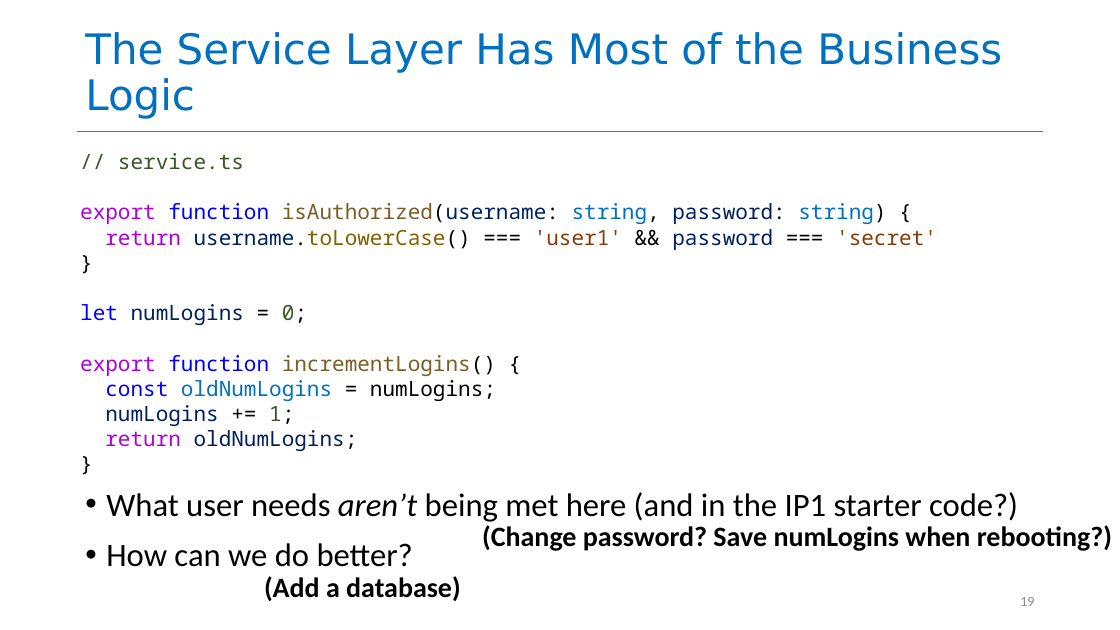
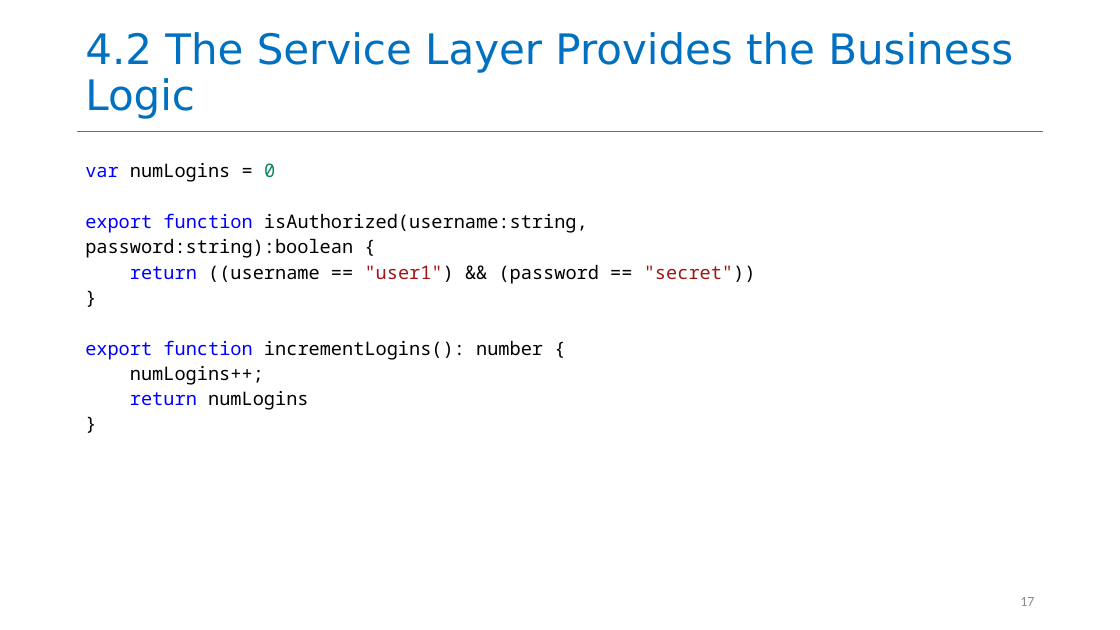
Before and after one commit to neu-se/CS4530-Fall-2026, a slide deck: slide 17 of Slides/Module 04 Web Application Architecture.pptx (slide 19 before the commit). Drawn at 1120x630 pixels with LibreOffice and Linux fonts; fonts in the diff are those of the drawing. Boxes give left, top, right and bottom in pixels: in the first picture for what was removed or moved away, otherwise in the second. Text is boxed around its words. In the diff, an @@ line names an element or a change of style, - is before the commit and + after.

```diff
--- a/Slides/Module 04 Web Application Architecture.pptx
+++ b/Slides/Module 04 Web Application Architecture.pptx
@@ title at (x1=85, y1=32, x2=1013, y2=119): text changed @@
-The Service Layer Has Most of the Business Logic
+4.2 The Service Layer Provides the Business Logic
@@ text "var numLogins = 0" moved from (x1=80, y1=153, x2=937, y2=451) to (x1=85, y1=163, x2=756, y2=410) @@
@@ text "var numLogins = 0" at (x1=85, y1=163, x2=756, y2=410): size 18 to 16 pt in "}", "}"; line spacing 1 to 1.13 @@
@@ text at (x1=85, y1=163, x2=756, y2=284): text changed; size 18 to 16 pt; text colour #002060 to #000000 @@
-// service.ts
-export function isAuthorized(username: string, password: string) {
-return username.toLowerCase() === 'user1' && password === 'secret'
+var numLogins = 0
+export function isAuthorized(username:string, password:string):boolean {
+return ((username == "user1") && (password == "secret"))
@@ text at (x1=85, y1=340, x2=543, y2=410): text changed; size 18 to 16 pt; text colour #002060 to #000000 @@
-let numLogins = 0;
-export function incrementLogins() {
-const oldNumLogins = numLogins;
-numLogins += 1;
-return oldNumLogins;
+export function incrementLogins(): number {
+numLogins++;
+return numLogins
@@ text removed at (x1=106, y1=492, x2=1018, y2=567) @@
-• What user needs aren’t being met here (and in the IP1 starter code?)
-• How can we do better?
@@ text removed at (x1=482, y1=525, x2=1112, y2=551) @@
-(Change password? Save numLogins when rebooting?)
@@ text removed at (x1=264, y1=576, x2=461, y2=601) @@
-(Add a database)
@@ page number at (x1=1020, y1=597, x2=1034, y2=606): text changed @@
-19
+17
```
Also in this commit, not shown: 13 other slides changed, 3 slides added, 23 slides removed, 1 other file.
